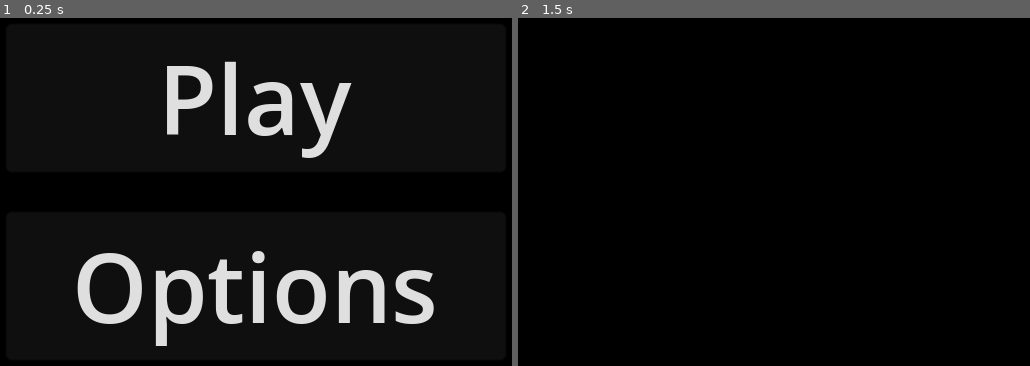
Above: before the commit, frames 1-2 (left to right).
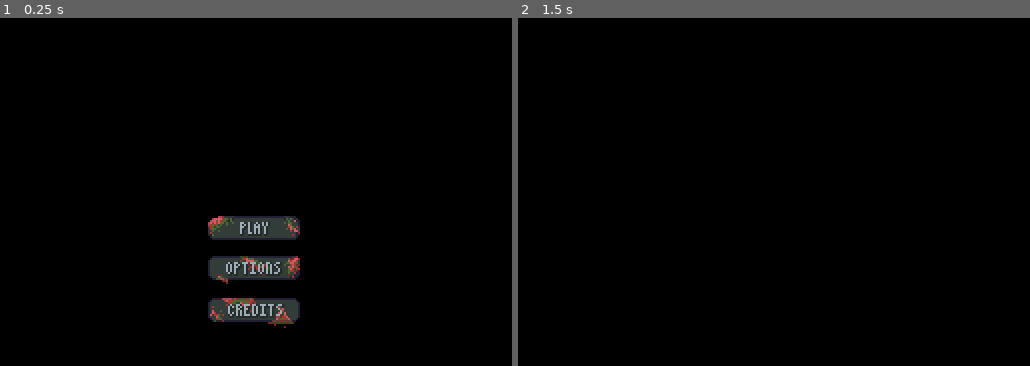
Above: after the commit, the same moments.

Repository: lucasericsson222/gmtk2024
Game: Godot game, scene res://scenes/menu.tscn
Same seed, same stepped clock (60 frames per second), same inputs: the game is played once before the commit and once after it.
Inputs (mouse positions are in pixels of both pictures, inside the frame that each line leads up to; where the layout moved, square brackets give the same spot in the first picture):
- Up to frame 1 (0.25 s): no input
- Up to frame 2 (1.5 s): click (774, 268) [774, 285] at 0.5 s; tap Enter at 1.25 s; move the mouse to (912, 178) at 1.27 s; hold D (right) from 1.28 s (still down); hold Shift (clump) from 1.28 s (still down)

The runs differ from the first frame. In frame 1, 11% of the frame differs, in the area x 15-85%, y 12-95%; in frame 2, nothing differs.

Commit message:
Starting menu buttons (incomplete)

Diff:
--- a/scenes/menu.tscn
+++ b/scenes/menu.tscn
@@ -1,7 +1,45 @@
-[gd_scene load_steps=3 format=3 uid="uid://cp8c2cb4h268c"]
+[gd_scene load_steps=14 format=3 uid="uid://cp8c2cb4h268c"]
 
 [ext_resource type="Script" path="res://scripts/menu.gd" id="1_q0dbo"]
-[ext_resource type="SystemFont" uid="uid://dwbh23465p0o5" path="res://assets/menu_font.tres" id="2_lvl41"]
+[ext_resource type="Texture2D" uid="uid://dsxyjwwpsx7vk" path="res://assets/menu_buttons.png" id="2_apugt"]
+[ext_resource type="Texture2D" uid="uid://mgav88ow3jbv" path="res://assets/menu_buttons_clicked.png" id="3_hvkmk"]
+[ext_resource type="Texture2D" uid="uid://cqt21v5t4j3oy" path="res://assets/menu_buttons_hover.png" id="4_nwyip"]
+
+[sub_resource type="AtlasTexture" id="AtlasTexture_4ronr"]
+atlas = ExtResource("2_apugt")
+region = Rect2(1, 2, 47, 13)
+
+[sub_resource type="AtlasTexture" id="AtlasTexture_s1ulu"]
+atlas = ExtResource("3_hvkmk")
+region = Rect2(2, 3, 46, 12)
+
+[sub_resource type="AtlasTexture" id="AtlasTexture_6u3li"]
+atlas = ExtResource("4_nwyip")
+region = Rect2(1, 2, 47, 13)
+
+[sub_resource type="AtlasTexture" id="AtlasTexture_sm6in"]
+atlas = ExtResource("2_apugt")
+region = Rect2(1, 18, 47, 14)
+
+[sub_resource type="AtlasTexture" id="AtlasTexture_8yk28"]
+atlas = ExtResource("3_hvkmk")
+region = Rect2(2, 19, 46, 14)
+
+[sub_resource type="AtlasTexture" id="AtlasTexture_8c8km"]
+atlas = ExtResource("4_nwyip")
+region = Rect2(1, 18, 47, 14)
+
+[sub_resource type="AtlasTexture" id="AtlasTexture_8e4nw"]
+atlas = ExtResource("2_apugt")
+region = Rect2(1, 33, 47, 15)
+
+[sub_resource type="AtlasTexture" id="AtlasTexture_pvf42"]
+atlas = ExtResource("3_hvkmk")
+region = Rect2(2, 34, 46, 15)
+
+[sub_resource type="AtlasTexture" id="AtlasTexture_tsos5"]
+atlas = ExtResource("4_nwyip")
+region = Rect2(1, 33, 47, 15)
 
 [node name="Menu" type="Control"]
 layout_mode = 3
@@ -28,35 +66,29 @@
 layout_mode = 2
 size_flags_horizontal = 4
 size_flags_vertical = 4
-theme_override_constants/separation = 20
+theme_override_constants/separation = 7
 
 [node name="Separator" type="Control" parent="MarginContainer/VBoxContainer"]
 custom_minimum_size = Vector2(0, 70)
 layout_mode = 2
 
-[node name="Play" type="Button" parent="MarginContainer/VBoxContainer"]
-custom_minimum_size = Vector2(250, 0)
+[node name="Play" type="TextureButton" parent="MarginContainer/VBoxContainer"]
 layout_mode = 2
-theme_override_fonts/font = ExtResource("2_lvl41")
-theme_override_font_sizes/font_size = 48
-text = "Play"
+texture_normal = SubResource("AtlasTexture_4ronr")
+texture_pressed = SubResource("AtlasTexture_s1ulu")
+texture_hover = SubResource("AtlasTexture_6u3li")
 
-[node name="Options" type="Button" parent="MarginContainer/VBoxContainer"]
+[node name="Options" type="TextureButton" parent="MarginContainer/VBoxContainer"]
 layout_mode = 2
-theme_override_fonts/font = ExtResource("2_lvl41")
-theme_override_font_sizes/font_size = 48
-text = "Options"
+texture_normal = SubResource("AtlasTexture_sm6in")
+texture_pressed = SubResource("AtlasTexture_8yk28")
+texture_hover = SubResource("AtlasTexture_8c8km")
 
-[node name="Credits" type="Button" parent="MarginContainer/VBoxContainer"]
+[node name="Credits" type="TextureButton" parent="MarginContainer/VBoxContainer"]
 layout_mode = 2
-theme_override_fonts/font = ExtResource("2_lvl41")
-theme_override_font_sizes/font_size = 48
-text = "Credits"
-
-[node name="TextureButton" type="TextureButton" parent="."]
-layout_mode = 0
-offset_right = 40.0
-offset_bottom = 40.0
+texture_normal = SubResource("AtlasTexture_8e4nw")
+texture_pressed = SubResource("AtlasTexture_pvf42")
+texture_hover = SubResource("AtlasTexture_tsos5")
 
 [connection signal="pressed" from="MarginContainer/VBoxContainer/Play" to="." method="_on_play_pressed"]
 [connection signal="pressed" from="MarginContainer/VBoxContainer/Options" to="." method="_on_options_pressed"]
--- a/scenes/options_menu.tscn
+++ b/scenes/options_menu.tscn
@@ -1,7 +1,33 @@
-[gd_scene load_steps=3 format=3 uid="uid://d8k17svky74p"]
+[gd_scene load_steps=11 format=3 uid="uid://d8k17svky74p"]
 
 [ext_resource type="Script" path="res://scripts/options_menu.gd" id="1_jv7ag"]
-[ext_resource type="SystemFont" uid="uid://dwbh23465p0o5" path="res://assets/menu_font.tres" id="2_qssc5"]
+[ext_resource type="Texture2D" uid="uid://dsxyjwwpsx7vk" path="res://assets/menu_buttons.png" id="2_2e0ce"]
+[ext_resource type="Texture2D" uid="uid://mgav88ow3jbv" path="res://assets/menu_buttons_clicked.png" id="3_bnrmd"]
+[ext_resource type="Texture2D" uid="uid://cqt21v5t4j3oy" path="res://assets/menu_buttons_hover.png" id="4_lru4x"]
+
+[sub_resource type="AtlasTexture" id="AtlasTexture_bs8u2"]
+atlas = ExtResource("2_2e0ce")
+region = Rect2(2, 49, 46, 13)
+
+[sub_resource type="AtlasTexture" id="AtlasTexture_4v5dp"]
+atlas = ExtResource("3_bnrmd")
+region = Rect2(3, 50, 45, 12)
+
+[sub_resource type="AtlasTexture" id="AtlasTexture_xg7qp"]
+atlas = ExtResource("4_lru4x")
+region = Rect2(2, 49, 46, 13)
+
+[sub_resource type="AtlasTexture" id="AtlasTexture_uut3y"]
+atlas = ExtResource("2_2e0ce")
+region = Rect2(1, 82, 47, 13)
+
+[sub_resource type="AtlasTexture" id="AtlasTexture_lq2mf"]
+atlas = ExtResource("3_bnrmd")
+region = Rect2(1, 82, 47, 13)
+
+[sub_resource type="AtlasTexture" id="AtlasTexture_ie1mc"]
+atlas = ExtResource("4_lru4x")
+region = Rect2(1, 82, 47, 13)
 
 [node name="OptionsMenu" type="Control"]
 layout_mode = 3
@@ -38,19 +64,17 @@
 min_value = -20.0
 max_value = 0.0
 
-[node name="Controls" type="Button" parent="MarginContainer/VBoxContainer"]
+[node name="Controls" type="TextureButton" parent="MarginContainer/VBoxContainer"]
 layout_mode = 2
-theme_override_fonts/font = ExtResource("2_qssc5")
-theme_override_font_sizes/font_size = 48
-text = "Controls"
+texture_normal = SubResource("AtlasTexture_bs8u2")
+texture_pressed = SubResource("AtlasTexture_4v5dp")
+texture_hover = SubResource("AtlasTexture_xg7qp")
 
-[node name="Back" type="Button" parent="MarginContainer/VBoxContainer"]
-custom_minimum_size = Vector2(250, 0)
+[node name="Back" type="TextureButton" parent="MarginContainer/VBoxContainer"]
 layout_mode = 2
-theme_override_fonts/font = ExtResource("2_qssc5")
-theme_override_font_sizes/font_size = 48
-text = "Back
-"
+texture_normal = SubResource("AtlasTexture_uut3y")
+texture_pressed = SubResource("AtlasTexture_lq2mf")
+texture_hover = SubResource("AtlasTexture_ie1mc")
 
 [connection signal="value_changed" from="MarginContainer/VBoxContainer/Volume" to="." method="_on_volume_value_changed"]
 [connection signal="pressed" from="MarginContainer/VBoxContainer/Controls" to="." method="_on_controls_pressed"]
Binary file added: assets/menu_buttons.png
Not shown, added: assets/menu_buttons.png.import
Binary file added: assets/menu_buttons_clicked.png
Not shown, added: assets/menu_buttons_clicked.png.import
Binary file added: assets/menu_buttons_hover.png
Not shown, added: assets/menu_buttons_hover.png.import
